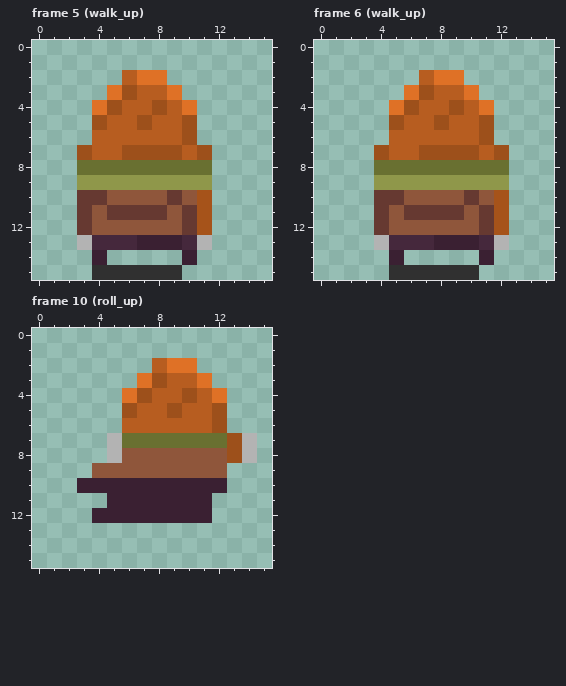
Pixel-art file: code/Entities/Player/Art/player.aseprite. Above: the version before the commit.
16x16 pixels, 12 frames. Colours within 5 levels of each other are drawn and written as one. Shown: frame 5 (walk_up), frame 6 (walk_up), frame 10 (roll_up). The commit also changed other frames, which this record leaves out.
New version:
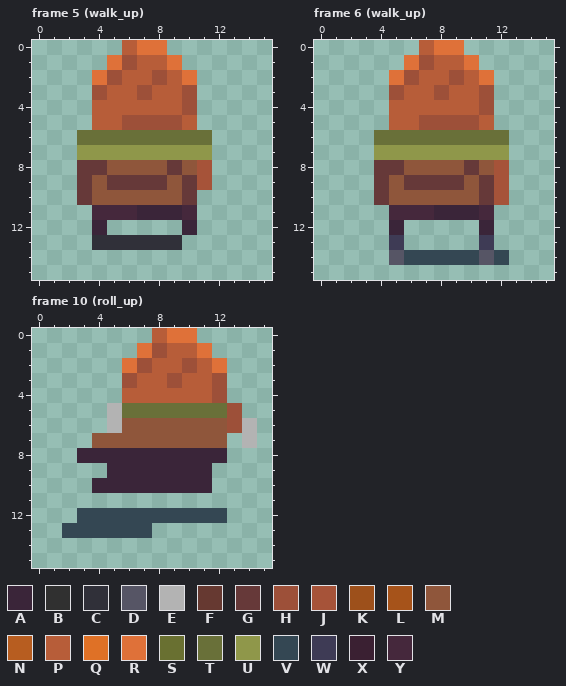
Palette (. is transparent): A #3a2539  B #303030  C #303039  D #565565  E #b3b3b3  F #663931  G #663939  H #9d5039  J #a65339  K #9d501b  L #a6531a  M #8f563b  N #b75d20  P #b75d39  Q #df7126  R #df7139  S #697031  T #697039  U #8f974a  V #344753  W #3e3b55  X #3a2032  Y #45283c
Commit: Updated player art and started working on proto tilemap
Changes in this commit:
layer "Layer 1" blend normal -> exclusion
layer "Layer 2" lighten added
Changed rows in their new state; - is an unchanged pixel.
Frame 5 (walk_up), layers "Layer 2", "Layer 1":
first column x 3:
 0 ---PRR---
 1 --RHPPR--
 2 -RHPPHPR-
 3 -HPPHPPH-
 4 -PPPPPPH-
 5 -PPHHHHP-
 6 TTTTTTTTT
 7 UUUUUUUUU
 8 GGMMMMGMJ
 9 GMGGGGMGJ
10 GM----MG.
11 .YYYAAAY.
12 .A.....A.
13 .CCCCCC..
14 -.-----.-
15 -......--
Frame 6 (walk_up), layers "Layer 2", "Layer 1":
first column x 4:
 0 ---PRR---
 1 --RHPPR--
 2 -RHPPHPR-
 3 -HPPHPPH-
 4 -PPPPPPH-
 5 -PPHHHHP-
 6 TTTTTTTTT
 7 UUUUUUUUU
 8 GGMMMMGMJ
 9 GMGGGGMGJ
10 GM----MGJ
11 .YYYAAAY.
12 .A.....A.
13 .W.....W.
14 -DVVVVVDV
15 -......--
Frame 10 (roll_up), layers "Layer 2", "Layer 1":
first column x 2:
 0 ------PRR----
 1 -----RHPPR---
 2 ----RHPPHPR--
 3 ----HPPHPPH--
 4 ----PPPPPPH--
 5 ---ETTTTTTTH-
 6 ---EMMMMMMMHE
 7 --MMMMMMMMM.-
 8 -AAAAAAAAAA..
 9 --.AAAAAAA.--
10 -.AAAAAAAA.--
11 ---.......---
12 -VVVVVVVVVV--
13 VVVVVV-------
Changed places in both pictures, as pixel boxes (x1, y1, x2, y2):
changed: (77, 40, 212, 280)
changed: (374, 40, 509, 280)
changed: (62, 328, 257, 538)
